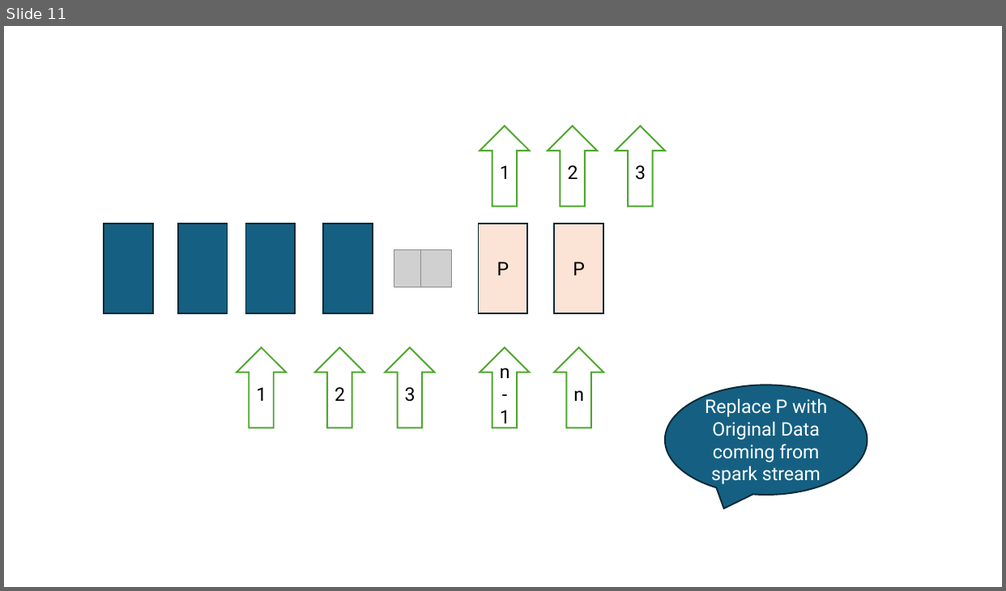
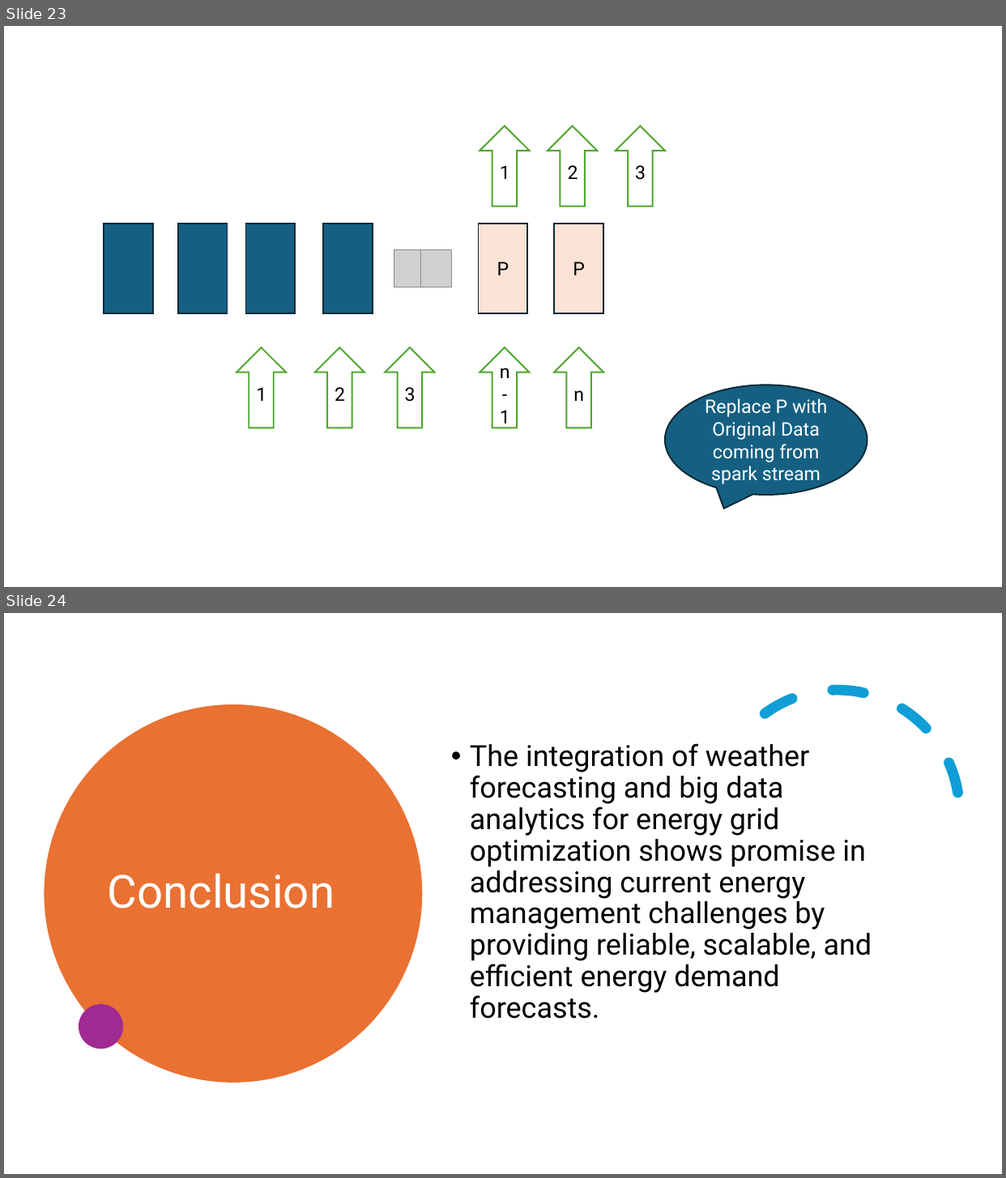
Before and after one commit to monikatyagiisc/grid-optimization-with-weather, a slide deck: DataEnggFinalProjectPPT.pptx. Shown one above the other, each under a label of ours: slide 11 before the commit, slides 23 and 24 after it. The pictures are 1006x591 and 1006x1178 pixels, drawn with LibreOffice and Linux fonts; fonts in the diff are those of the drawing; grey boxes stand for pictures. Boxes give left, top, right and bottom in pixels: in the first picture for what was removed or moved away, otherwise in the second. Text is boxed around its words. In the diff, an @@ line names an element or a change of style, - is before the commit and + after.

```diff
--- a/DataEnggFinalProjectPPT.pptx
+++ b/DataEnggFinalProjectPPT.pptx
@@ slide 24 added at (4,613,1002,1174), background #FFFFFF @@
@@ arc (boxed as its full ellipse) added at (671,645,1002,980), outline #0F9ED5 10 pt dashed @@
@@ ellipse added at (44,705,422,1082), fill #E97132 @@
@@ text added at (470,743,872,1019), 28 pt, text #000000 @@
+• The integration of weather forecasting and big data analytics for energy grid optimization shows promise in addressing current energy management challenges by providing reliable, scalable, and efficient energy demand forecasts.
@@ title added at (108,873,335,909), 44 pt, text #FFFFFF @@
+Conclusion
@@ ellipse added at (79,1004,124,1050), fill #A02B93 @@
@@ what was slide 11 is now slide 23 @@
```
Also in this commit, not shown: 5 slides changed, 12 other slides added.
